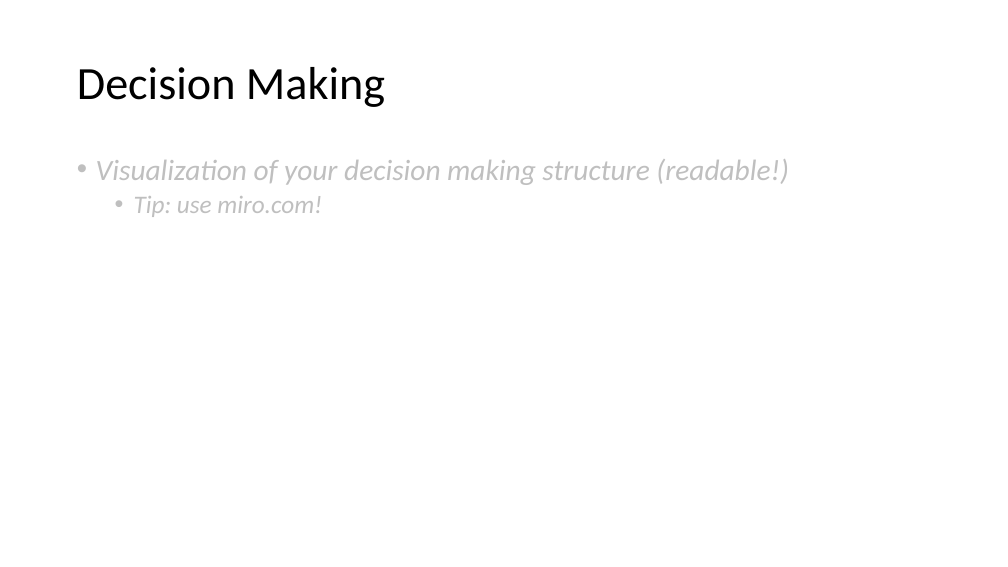
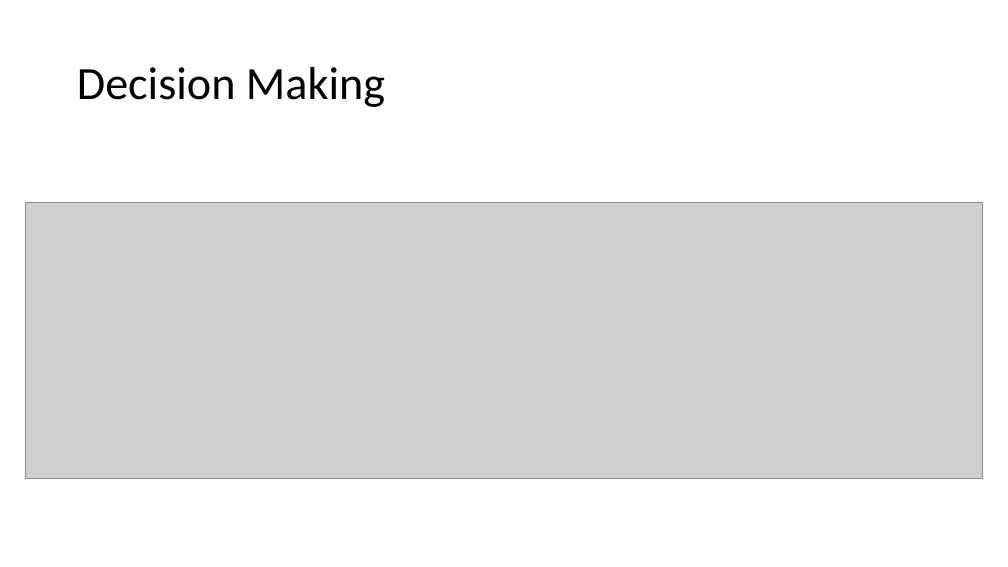
Before and after one commit to DAE-GD-2025-2026/gameai-zombie-Dries-Fierens, a slide deck: slide 2 of GPP_ZombieAI_FierensDries_2DAE11.pptx. Drawn at 1008x567 pixels with LibreOffice and Linux fonts; fonts in the diff are those of the drawing; grey boxes stand for pictures. Boxes give left, top, right and bottom in pixels: in the first picture for what was removed or moved away, otherwise in the second. Text is boxed around its words. In the diff, an @@ line names an element or a change of style, - is before the commit and + after.

```diff
--- a/GPP_ZombieAI_FierensDries_2DAE11.pptx
+++ b/GPP_ZombieAI_FierensDries_2DAE11.pptx
@@ text removed at <box>96,159,789,217</box> @@
-• Visualization of your decision making structure (readable!)
-  • Tip: use miro.com!
@@ picture added at <box>26,203,982,478</box> @@
```
Also in this commit, not shown: 2 other slides changed, 3 slides added, 4 slides removed.
